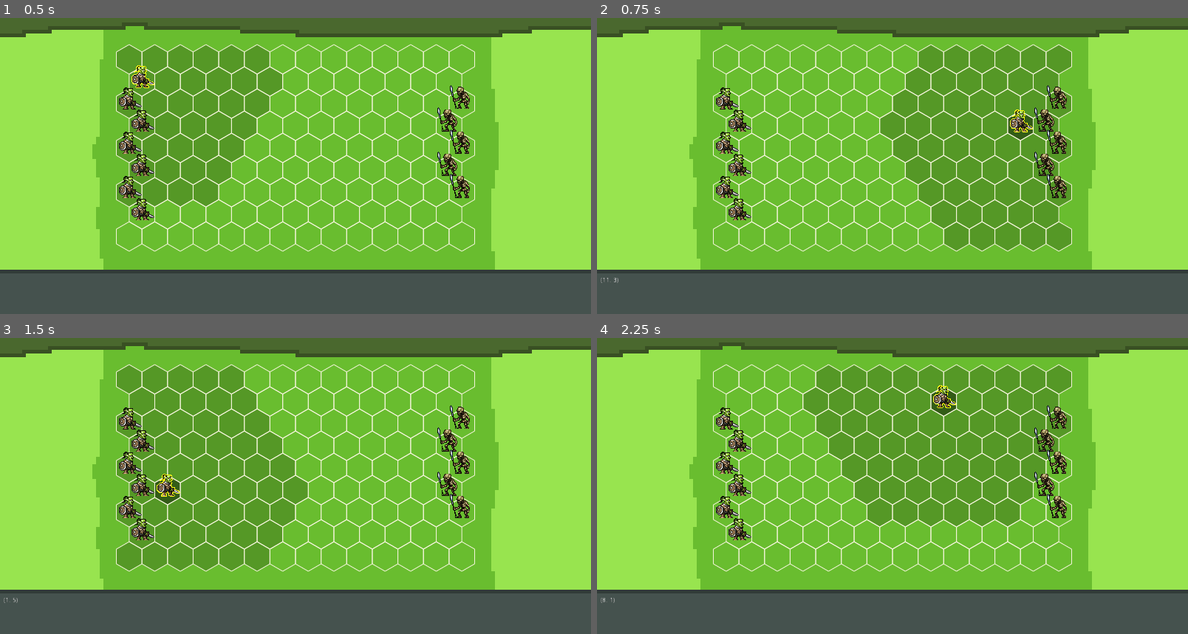
Above: before the commit, frames 1-4 (two rows, left to right).
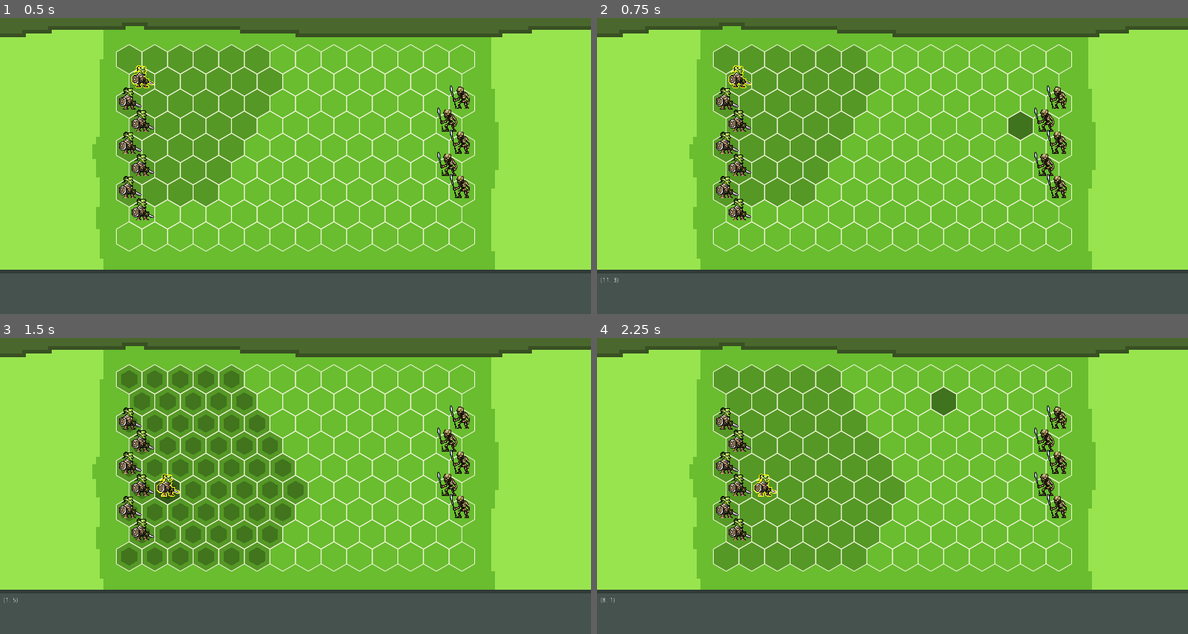
Above: after the commit, the same moments.

Repository: jerome-ceccato/HommLite
Game: Godot game, scene res://combat/CombatScene.tscn
Same seed, same stepped clock (60 frames per second), same inputs: the game is played once before the commit and once after it.
Inputs (mouse positions are in pixels of both pictures, inside the frame that each line leads up to):
- Up to frame 1 (0.5 s): no input
- Up to frame 2 (0.75 s): tap Enter at 0.5 s; move the mouse to (1022, 130) at 0.52 s; click (1022, 130) at 0.67 s
- Up to frame 3 (1.5 s): tap Space at 1.25 s; move the mouse to (177, 486) at 1.27 s; click (177, 486) at 1.42 s
- Up to frame 4 (2.25 s): tap Enter at 2 s; move the mouse to (951, 394) at 2.02 s; click (951, 394) at 2.17 s

Frame 1 is identical in both runs. In frame 2, 25% of the frame differs, in the area x 19-81%, y 9-79%; in frame 3, 6.3%; in frame 4, 26%.

Commit message:
refactor and reachability

Diff:
--- a/hommlite/combat/CombatScene.gd
+++ b/hommlite/combat/CombatScene.gd
@@ -4,8 +4,8 @@
 onready var battle_queue := $BattleQueue
 onready var ui := $UI
 
-var left_army: Army
-var right_army: Army
+var left_army: ArmyData
+var right_army: ArmyData
 
 func _ready():
 	var gob_sprite = load("res://assets/combat/gob.png")
@@ -20,8 +20,8 @@
 
 	battle_queue.run()
 
-func _create_army(unit: Unit, n_units: int) -> Army:
+func _create_army(unit: UnitData, n_units: int) -> ArmyData:
 	var array = []
 	for i in n_units:
-		array.append(UnitStack.new(unit, 1))
-	return Army.new(array)
+		array.append(StackData.new(unit, 1))
+	return ArmyData.new(array)
--- a/hommlite/combat/CombatScene.tscn
+++ b/hommlite/combat/CombatScene.tscn
@@ -1,23 +1,28 @@
-[gd_scene load_steps=13 format=2]
+[gd_scene load_steps=15 format=2]
 
-[ext_resource path="res://combat/ui/Battlefield.gd" type="Script" id=1]
+[ext_resource path="res://combat/ui/CombatArea.gd" type="Script" id=1]
 [ext_resource path="res://assets/combat/bg.png" type="Texture" id=2]
 [ext_resource path="res://combat/ui/grid/GridBackground.gd" type="Script" id=3]
-[ext_resource path="res://combat/ui/units/BattleUnits.gd" type="Script" id=4]
+[ext_resource path="res://combat/ui/units/VisibleUnits.gd" type="Script" id=4]
 [ext_resource path="res://combat/ui/UI.gd" type="Script" id=5]
 [ext_resource path="res://combat/CombatScene.gd" type="Script" id=6]
-[ext_resource path="res://combat/battle/Battle.gd" type="Script" id=7]
+[ext_resource path="res://combat/logic/Battle.gd" type="Script" id=7]
 [ext_resource path="res://combat/ui/grid/GridHover.gd" type="Script" id=8]
 [ext_resource path="res://combat/ui/grid/GridMovementOverlay.gd" type="Script" id=9]
 [ext_resource path="res://combat/ui/grid/Grid.gd" type="Script" id=10]
-[ext_resource path="res://combat/battle/BattleQueue.gd" type="Script" id=11]
+[ext_resource path="res://combat/logic/BattleQueue.gd" type="Script" id=11]
 [ext_resource path="res://combat/ui/grid/GridActiveStackOverlay.gd" type="Script" id=12]
+[ext_resource path="res://combat/logic/BattleGrid.gd" type="Script" id=13]
+[ext_resource path="res://combat/ui/grid/HexGrid.gd" type="Script" id=14]
 
 [node name="CombatScene" type="Node2D"]
 script = ExtResource( 6 )
 
 [node name="Battle" type="Node" parent="."]
 script = ExtResource( 7 )
+
+[node name="BattleGrid" type="Node" parent="Battle"]
+script = ExtResource( 13 )
 
 [node name="BattleQueue" type="Node" parent="."]
 script = ExtResource( 11 )
@@ -34,32 +39,35 @@
 "_edit_lock_": true
 }
 
-[node name="Battlefield" type="Node2D" parent="UI"]
+[node name="CombatArea" type="Node2D" parent="UI"]
 z_index = 1
 script = ExtResource( 1 )
 
-[node name="Grid" type="Node2D" parent="UI/Battlefield"]
+[node name="HexGrid" type="Node" parent="UI/CombatArea"]
+script = ExtResource( 14 )
+
+[node name="Grid" type="Node2D" parent="UI/CombatArea"]
 script = ExtResource( 10 )
 
-[node name="GridActiveStackOverlay" type="Node2D" parent="UI/Battlefield/Grid"]
+[node name="GridActiveStackOverlay" type="Node2D" parent="UI/CombatArea/Grid"]
 z_index = 1
 script = ExtResource( 12 )
 overlayed_color = Color( 0, 0, 0, 0.196078 )
 
-[node name="GridMovementOverlay" type="Node2D" parent="UI/Battlefield/Grid"]
+[node name="GridMovementOverlay" type="Node2D" parent="UI/CombatArea/Grid"]
 z_index = 2
 script = ExtResource( 9 )
 overlayed_color = Color( 0, 0, 0, 0.235294 )
 
-[node name="GridHover" type="Node2D" parent="UI/Battlefield/Grid"]
+[node name="GridHover" type="Node2D" parent="UI/CombatArea/Grid"]
 script = ExtResource( 8 )
 hover_color = Color( 0, 0, 0, 0.392157 )
 
-[node name="GridBackground" type="Node2D" parent="UI/Battlefield/Grid"]
+[node name="GridBackground" type="Node2D" parent="UI/CombatArea/Grid"]
 z_index = 5
 script = ExtResource( 3 )
 
-[node name="BattleUnits" type="Node2D" parent="UI/Battlefield"]
+[node name="VisibleUnits" type="Node2D" parent="UI/CombatArea"]
 z_index = 50
 script = ExtResource( 4 )
 
--- a/hommlite/combat/battle/BattleQueue.gd
+++ /dev/null
@@ -1,22 +0,0 @@
-extends Node
-
-signal active_stack_changed(stack) # BattleStack
-signal stack_moved(stack)
-
-# Represents the turn order during the battle
-class_name BattleQueue
-
-var battle: Battle
-
-func setup(battle: Battle):
-	self.battle = battle
-
-func run():
-	emit_signal("active_stack_changed", battle.all_stacks()[0])
-
-func _on_Grid_hex_cell_clicked(coords: BattleCoords):
-	var stack = battle.get_stack_at(coords)
-	if stack == null:
-		var active_stack = battle.all_stacks()[0]
-		active_stack.coordinates = coords
-		emit_signal("stack_moved", active_stack)
--- a/hommlite/combat/data/Army.gd
+++ b/hommlite/combat/data/ArmyData.gd
@@ -1,9 +1,9 @@
 extends Reference
 
 # Represents one of the two armies in a fight
-class_name Army
+class_name ArmyData
 
-var stacks: Array # [UnitStack]
+var stacks: Array # [StackData]
 
 func _init(s: Array):
 	stacks = s
--- a/hommlite/combat/data/UnitStack.gd
+++ b/hommlite/combat/data/StackData.gd
@@ -1,11 +1,11 @@
 extends Reference
 
 # Represents a stack of multiple units of a single type
-class_name UnitStack
+class_name StackData
 
-var unit: Unit
+var unit: UnitData
 var amount: int
 
-func _init(u: Unit, n: int):
+func _init(u: UnitData, n: int):
 	unit = u
 	amount = n
--- a/hommlite/combat/data/Unit.gd
+++ b/hommlite/combat/data/UnitData.gd
@@ -1,7 +1,7 @@
 extends Reference
 
 # Represents a unit type
-class_name Unit
+class_name UnitData
 
 var id: String
 var speed: int
--- a/hommlite/combat/data/UnitFactory.gd
+++ b/hommlite/combat/data/UnitFactory.gd
@@ -1,7 +1,7 @@
 class_name UnitFactory
 
-static func goblin() -> Unit:
-	return Unit.new("gob", 5)
+static func goblin() -> UnitData:
+	return UnitData.new("gob", 5)
 
-static func skeleton() -> Unit:
-	return Unit.new("skeleton", 4)
+static func skeleton() -> UnitData:
+	return UnitData.new("skeleton", 4)
--- a/hommlite/combat/battle/Battle.gd
+++ b/hommlite/combat/logic/Battle.gd
@@ -8,14 +8,17 @@
 export(int) var rows := 9
 export(int) var cols := 13
 
+# grid
+onready var battle_grid := $BattleGrid
+
 # original army (data)
-var _left_army: Army
-var _right_army: Army
+var _left_army: ArmyData
+var _right_army: ArmyData
 
 # current battle field stacks
 var _stacks: Dictionary # [BattleCoords.index: BattleStack]
 
-func setup_battle(left: Army, right: Army):
+func setup_battle(left: ArmyData, right: ArmyData):
 	_left_army = left
 	_right_army = right
 
@@ -23,7 +26,7 @@
 	stack_id = _setup_stacks(left, false, stack_id)
 	stack_id = _setup_stacks(right, true, stack_id)
 
-func _setup_stacks(army: Army, right: bool, stack_id: int) -> int:
+func _setup_stacks(army: ArmyData, right: bool, stack_id: int) -> int:
 	var army_size = army.stacks.size()
 	for i in range(army_size):
 		var stack = army.stacks[i]
@@ -46,3 +49,9 @@
 
 func get_stack_at(coords: BattleCoords) -> BattleStack:
 	return _stacks.get(coords.index)
+
+func move_stack(stack: BattleStack, new_coords: BattleCoords):
+	var previous_coords = stack.coordinates
+	stack.coordinates = new_coords
+	print(_stacks.erase(previous_coords.index))
+	_stacks[new_coords.index] = stack
--- a/hommlite/combat/battle/BattleCoords.gd
+++ b/hommlite/combat/logic/BattleCoords.gd
@@ -13,4 +13,4 @@
 	x = x1
 	y = y1
 
-	index = y * 100 + x
+	index = (y * 100) + x
--- /dev/null
+++ b/hommlite/combat/logic/BattleGrid.gd
@@ -0,0 +1,39 @@
+extends Node
+
+# Represents the hex battle grid and its coordinates
+class_name BattleGrid
+
+# editable
+export(int) var rows := 9
+export(int) var cols := 13
+
+# All the hex valid coords
+var _valid_coords: Dictionary # [BattleCoords.index: BattleCoords]
+
+func _ready():
+	_build_map()
+
+func get_cell_at_coords(pos: BattleCoords) -> HexCell:
+	return _valid_coords.get(pos.index)
+
+func get_cell_xy(x: int, y: int) -> HexCell:
+	return get_cell_at_coords(BattleCoords.new(x, y))
+
+func all_valid_coords() -> Array:
+	return _valid_coords.values()
+
+func _build_map():
+	_valid_coords = {}
+	for y in range(rows):
+		var x_range = cols if y % 2 == 1 else cols + 1
+		for x in range(x_range):
+			var pos = BattleCoords.new(x, y)
+			_valid_coords[pos.index] = pos
+
+func nearby_valid_coords(origin: BattleCoords, distance: int) -> Array:
+	var all_coords = HexUtils.nearby_coords(origin, distance)
+	var valid_coords = []
+	for coord in all_coords:
+		if _valid_coords.has(coord.index):
+			valid_coords.append(coord)
+	return valid_coords
--- /dev/null
+++ b/hommlite/combat/logic/BattleQueue.gd
@@ -0,0 +1,32 @@
+extends Node
+
+signal active_stack_changed(stack) # BattleStack
+signal stack_moved(stack)
+
+# Represents the turn order during the battle
+class_name BattleQueue
+
+var battle: Battle
+var queue: Array
+
+func setup(_battle: Battle):
+	battle = _battle
+	queue = battle.all_stacks()
+
+func run():
+	emit_signal("active_stack_changed", queue[0])
+
+func _on_Grid_hex_cell_clicked(coords: BattleCoords):
+	var stack = battle.get_stack_at(coords)
+	if stack == null:
+		var active_stack = queue[0]
+		if _can_reach(active_stack, coords):
+			battle.move_stack(active_stack, coords)
+			emit_signal("stack_moved", active_stack)
+
+func _can_reach(stack: BattleStack, target: BattleCoords) -> bool:
+	var stack_movement_coords = battle.battle_grid.nearby_valid_coords(stack.coordinates, stack.stack.unit.speed)
+	for coord in stack_movement_coords:
+		if coord.index == target.index:
+			return true
+	return false
--- a/hommlite/combat/battle/BattleStack.gd
+++ b/hommlite/combat/logic/BattleStack.gd
@@ -4,13 +4,13 @@
 class_name BattleStack
 
 var id: int # unique id to track the stack throughout the battle
-var stack: UnitStack
+var stack: StackData
 var coordinates: BattleCoords
 var side: bool
 
 const Side = {LEFT = false, RIGHT = true}
 
-func _init(_id: int, s: UnitStack, c: BattleCoords, si: bool):
+func _init(_id: int, s: StackData, c: BattleCoords, si: bool):
 	id = _id
 	stack = s
 	coordinates = c
--- /dev/null
+++ b/hommlite/combat/logic/HexUtils.gd
@@ -0,0 +1,45 @@
+class_name HexUtils
+
+# Hex operations
+# Adapted from https://www.redblobgames.com/grids/hexagons
+
+static func nearby_coords(origin: BattleCoords, distance: int) -> Array:
+	var center = oddr_to_cube(origin)
+	var results = []
+	for x in range(-distance, distance + 1):
+		for y in range(max(-distance, -x - distance), min(distance, -x + distance) + 1):
+			var z = -x - y
+			var cube = center + Vector3(x, y, z)
+			results.append(cube_to_oddr(cube))
+	return results
+
+static func cube_round(cube: Vector3):
+	var rx = round(cube.x)
+	var ry = round(cube.y)
+	var rz = round(cube.z)
+
+	var x_diff = abs(rx - cube.x)
+	var y_diff = abs(ry - cube.y)
+	var z_diff = abs(rz - cube.z)
+
+	if x_diff > y_diff and x_diff > z_diff:
+		rx = -ry - rz
+	elif y_diff > z_diff:
+		ry = -rx - rz
+	else:
+		rz = -rx - ry
+
+	return Vector3(rx, ry, rz)
+
+static func cube_to_oddr(cube: Vector3):
+	var x = int(cube.x)
+	var z = int(cube.z)
+	var col = x + (z - (z & 1)) / 2
+	var row = z
+	return BattleCoords.new(col, row)
+
+static func oddr_to_cube(hex: BattleCoords):
+	var x = hex.x - (hex.y - (hex.y & 1)) / 2
+	var z = hex.y
+	var y = -x - z
+	return Vector3(x, y, z)
--- a/hommlite/combat/ui/Battlefield.gd
+++ b/hommlite/combat/ui/CombatArea.gd
@@ -1,25 +1,22 @@
 extends Node2D
 
-export(int) var hex_cell_size := 32
-
-onready var units := $BattleUnits
+onready var hexgrid := $HexGrid
+onready var units := $VisibleUnits
 onready var grid := $Grid
 
 var battle: Battle
-var hexgrid: HexGrid
 
 func setup_battle(battle: Battle):
 	self.battle = battle
-	hexgrid = HexGrid.new(hex_cell_size, battle.size())
 
-	_center_self(hexgrid)
-
+	hexgrid.setup(battle.battle_grid)
 	grid.setup(hexgrid, battle)
 	units.setup_units(battle)
 
+	_center_self()
 	units.reposition(hexgrid)
 
-func _center_self(hexgrid: HexGrid):
+func _center_self():
 	var win_w = ProjectSettings.get_setting("display/window/size/width")
 	var win_h = ProjectSettings.get_setting("display/window/size/height")
 	var grid_size = hexgrid.get_grid_size()
--- a/hommlite/combat/ui/UI.gd
+++ b/hommlite/combat/ui/UI.gd
@@ -1,10 +1,10 @@
 extends Node
 
-onready var battlefield := $Battlefield
+onready var combat_area := $CombatArea
 onready var cell_label := $CellLabel
-onready var grid := $Battlefield/Grid
-onready var battle_units := $Battlefield/BattleUnits
-onready var active_stack_overlay := $Battlefield/Grid/GridActiveStackOverlay
+onready var grid := $CombatArea/Grid
+onready var battle_units := $CombatArea/VisibleUnits
+onready var active_stack_overlay := $CombatArea/Grid/GridActiveStackOverlay
 
 var battle: Battle
 var queue: BattleQueue
@@ -13,14 +13,14 @@
 	battle = _battle
 	queue = _queue
 
-	battlefield.setup_battle(battle)
+	combat_area.setup_battle(battle)
 	_setup_bindings()
 
 func _setup_bindings():
 	grid.connect("hex_grid_hovered", self, "_on_Grid_hex_grid_hovered")
 	queue.connect("active_stack_changed", active_stack_overlay, "_on_BattleQueue_active_stack_changed")
 	queue.connect("active_stack_changed", battle_units, "_on_BattleQueue_active_stack_changed")
-	queue.connect("stack_moved", battlefield, "_on_BattleQueue_stack_moved")
+	queue.connect("stack_moved", combat_area, "_on_BattleQueue_stack_moved")
 	queue.connect("stack_moved", active_stack_overlay, "_on_BattleQueue_stack_moved")
 	grid.connect("hex_cell_clicked", queue, "_on_Grid_hex_cell_clicked")
 
--- a/hommlite/combat/ui/grid/GridBackground.gd
+++ b/hommlite/combat/ui/grid/GridBackground.gd
@@ -6,5 +6,5 @@
 	self.hexgrid = hexgrid
 
 func _draw():
-	for cell in hexgrid.cells.values():
+	for cell in hexgrid.all_cells():
 		draw_polyline(cell.points, Color.beige, 1, true)
--- a/hommlite/combat/ui/grid/GridOverlayBase.gd
+++ b/hommlite/combat/ui/grid/GridOverlayBase.gd
@@ -24,7 +24,7 @@
 
 func _cells_for_stack(stack: BattleStack) -> Array:
 	if stack != null:
-		var nearby_coords = hexgrid.nearby_cells(stack.coordinates, stack.stack.unit.speed)
+		var nearby_coords = battle.battle_grid.nearby_valid_coords(stack.coordinates, stack.stack.unit.speed)
 		var nearby_cells = []
 		for coord in nearby_coords:
 			var maybe_cell = hexgrid.get_cell_at_coords(coord)
--- /dev/null
+++ b/hommlite/combat/ui/grid/HexGrid.gd
@@ -0,0 +1,65 @@
+extends Node
+
+# Represents the hex battle grid and its coordinates
+class_name HexGrid
+
+export(int) var cell_size := 32
+
+var battle_grid: BattleGrid
+
+# all the cells
+var _cells: Dictionary # [BattleCoords.index: HexCell]
+
+# private internal
+var _cell_width: float
+var _cell_height: float
+var _cell_h_offset: float
+var _cell_v_offset: float
+var _grid_w: float
+var _grid_h: float
+
+func setup(_battle_grid: BattleGrid):
+	battle_grid = _battle_grid
+
+	_cell_width = cell_size * sqrt(3)
+	_cell_height = cell_size * 2
+	_cell_h_offset = _cell_width
+	_cell_v_offset = _cell_height * 0.75
+
+	_grid_w = _cell_h_offset * (battle_grid.cols + 1)
+	_grid_h = _cell_v_offset * battle_grid.rows + (_cell_height / 4)
+
+	_build_map()
+
+func get_cell_at_coords(pos: BattleCoords) -> HexCell:
+	return _cells.get(pos.index)
+
+func get_cell_xy(x: int, y: int) -> HexCell:
+	return get_cell_at_coords(BattleCoords.new(x, y))
+
+func get_grid_size() -> Vector2:
+	return Vector2(_grid_w, _grid_h)
+
+func get_cell_coords_at_point(point: Vector2) -> BattleCoords:
+	var coords = _hex_find(point)
+	return coords if _cells.has(coords.index) else null
+
+func all_cells() -> Array:
+	return _cells.values()
+
+func _build_map():
+	_cells = {}
+	var effectivecell_size = Vector2(_cell_width, _cell_height)
+	for coord in battle_grid.all_valid_coords():
+		var base_x_offset = _cell_width if coord.y % 2 == 1 else _cell_width / 2
+		var y_offset = _cell_height / 2 + (coord.y * _cell_v_offset)
+		var x_offset = base_x_offset + (coord.x * _cell_h_offset)
+		var cell = HexCell.new(coord, effectivecell_size, Vector2(x_offset, y_offset))
+		_cells[coord.index] = cell
+
+func _hex_find(point: Vector2):
+	var x = point.x - _cell_width / 2
+	var y = point.y - _cell_height / 2
+	var q = (x * sqrt(3) / 3 - y / 3) / cell_size
+	var r = (y * 2 / 3) / cell_size
+	return HexUtils.cube_to_oddr(HexUtils.cube_round(Vector3(q, -q-r, r)))
--- a/hommlite/combat/ui/hexgrid/HexGrid.gd
+++ /dev/null
@@ -1,117 +0,0 @@
-extends Reference
-
-# Represents the hex battle grid and its coordinates
-class_name HexGrid
-
-# all the cells
-var cells: Dictionary # [BattleCoords.index: HexCell]
-
-# private internal
-var cell_size: int
-var cells_row_count: int
-var cells_col_count: int
-
-var cell_width: float
-var cell_height: float
-var cell_h_offset: float
-var cell_v_offset: float
-var grid_w: float
-var grid_h: float
-
-func _init(cell_size: int, battlefield_size: BattleCoords):
-	self.cell_size = cell_size
-	cells_col_count = battlefield_size.x
-	cells_row_count = battlefield_size.y
-
-	cell_width = cell_size * sqrt(3)
-	cell_height = cell_size * 2
-	cell_h_offset = cell_width
-	cell_v_offset = cell_height * 0.75
-
-	grid_w = cell_h_offset * (cells_col_count + 1)
-	grid_h = cell_v_offset * cells_row_count + (cell_height / 4)
-
-	_build_map()
-
-func get_cell_at_coords(pos: BattleCoords) -> HexCell:
-	var index = pos.index
-	return cells[index] if cells.has(index) else null
-
-func get_cell_xy(x: int, y: int) -> HexCell:
-	return get_cell_at_coords(BattleCoords.new(x, y))
-
-func get_grid_size() -> Vector2:
-	return Vector2(grid_w, grid_h)
-
-func get_cell_coords_at_point(point: Vector2) -> BattleCoords:
-	var coords = hex_find(point)
-	return coords if cells.has(coords.index) else null
-
-func get_cell_at_point(point: Vector2) -> HexCell:
-	var pos = hex_find(point)
-	return get_cell_at_coords(pos)
-
-func _build_map():
-	cells = {}
-	var cell_size = Vector2(cell_width, cell_height)
-	for y in range(cells_row_count):
-		var base_x_offset = cell_width if y % 2 == 1 else cell_width / 2
-		var y_offset = cell_height / 2 + (y * cell_v_offset)
-		var x_range = cells_col_count if y % 2 == 1 else cells_col_count + 1
-
-		for x in range(x_range):
-			var x_offset = base_x_offset + (x * cell_h_offset)
-			var pos = BattleCoords.new(x, y)
-			var cell = HexCell.new(pos, cell_size, Vector2(x_offset, y_offset))
-			cells[pos.index] = cell
-
-# Hex operations
-# Adapted from https://www.redblobgames.com/grids/hexagons
-
-func nearby_cells(origin: BattleCoords, distance: int) -> Array:
-	var center = _oddr_to_cube(origin)
-	var results = []
-	for x in range(-distance, distance + 1):
-		for y in range(max(-distance, -x - distance), min(distance, -x + distance) + 1):
-			var z = -x - y
-			var cube = center + Vector3(x, y, z)
-			results.append(_cube_to_oddr(cube))
-	return results
-
-func hex_find(point: Vector2):
-	var x = point.x - cell_width / 2
-	var y = point.y - cell_height / 2
-	var q = (x * sqrt(3) / 3 - y / 3) / cell_size
-	var r = (y * 2 / 3) / cell_size
-	return _cube_to_oddr(_cube_round(Vector3(q, -q-r, r)))
-
-func _cube_round(cube: Vector3):
-	var rx = round(cube.x)
-	var ry = round(cube.y)
-	var rz = round(cube.z)
-
-	var x_diff = abs(rx - cube.x)
-	var y_diff = abs(ry - cube.y)
-	var z_diff = abs(rz - cube.z)
-
-	if x_diff > y_diff and x_diff > z_diff:
-		rx = -ry - rz
-	elif y_diff > z_diff:
-		ry = -rx - rz
-	else:
-		rz = -rx - ry
-
-	return Vector3(rx, ry, rz)
-
-func _cube_to_oddr(cube: Vector3):
-	var x = int(cube.x)
-	var z = int(cube.z)
-	var col = x + (z - (z & 1)) / 2
-	var row = z
-	return BattleCoords.new(col, row)
-
-func _oddr_to_cube(hex: BattleCoords):
-	var x = hex.x - (hex.y - (hex.y & 1)) / 2
-	var z = hex.y
-	var y = -x - z
-	return Vector3(x, y, z)
--- a/hommlite/combat/ui/units/BattleUnits.gd
+++ b/hommlite/combat/ui/units/VisibleUnits.gd
@@ -47,7 +47,7 @@
 	add_child(vstack)
 	return vstack
 
-func _texture_for_unit(unit: Unit):
+func _texture_for_unit(unit: UnitData):
 	# TODO: Add cache
 	return load("res://assets/combat/%s.png" % unit.id)
 
--- a/hommlite/project.godot
+++ b/hommlite/project.godot
@@ -10,29 +10,34 @@
 
 _global_script_classes=[ {
 "base": "Reference",
-"class": "Army",
+"class": "ArmyData",
 "language": "GDScript",
-"path": "res://combat/data/Army.gd"
+"path": "res://combat/data/ArmyData.gd"
 }, {
 "base": "Node",
 "class": "Battle",
 "language": "GDScript",
-"path": "res://combat/battle/Battle.gd"
+"path": "res://combat/logic/Battle.gd"
 }, {
 "base": "Reference",
 "class": "BattleCoords",
 "language": "GDScript",
-"path": "res://combat/battle/BattleCoords.gd"
+"path": "res://combat/logic/BattleCoords.gd"
+}, {
+"base": "Node",
+"class": "BattleGrid",
+"language": "GDScript",
+"path": "res://combat/logic/BattleGrid.gd"
 }, {
 "base": "Node",
 "class": "BattleQueue",
 "language": "GDScript",
-"path": "res://combat/battle/BattleQueue.gd"
+"path": "res://combat/logic/BattleQueue.gd"
 }, {
 "base": "Reference",
 "class": "BattleStack",
 "language": "GDScript",
-"path": "res://combat/battle/BattleStack.gd"
+"path": "res://combat/logic/BattleStack.gd"
 }, {
 "base": "Node2D",
 "class": "GridOverlayBase",
@@ -42,27 +47,32 @@
 "base": "Reference",
 "class": "HexCell",
 "language": "GDScript",
-"path": "res://combat/ui/hexgrid/HexCell.gd"
+"path": "res://combat/ui/grid/HexCell.gd"
+}, {
+"base": "Node",
+"class": "HexGrid",
+"language": "GDScript",
+"path": "res://combat/ui/grid/HexGrid.gd"
 }, {
 "base": "Reference",
-"class": "HexGrid",
+"class": "HexUtils",
 "language": "GDScript",
-"path": "res://combat/ui/hexgrid/HexGrid.gd"
+"path": "res://combat/logic/HexUtils.gd"
 }, {
 "base": "Reference",
-"class": "Unit",
+"class": "StackData",
 "language": "GDScript",
-"path": "res://combat/data/Unit.gd"
+"path": "res://combat/data/StackData.gd"
+}, {
+"base": "Reference",
+"class": "UnitData",
+"language": "GDScript",
+"path": "res://combat/data/UnitData.gd"
 }, {
 "base": "Reference",
 "class": "UnitFactory",
 "language": "GDScript",
 "path": "res://combat/data/UnitFactory.gd"
-}, {
-"base": "Reference",
-"class": "UnitStack",
-"language": "GDScript",
-"path": "res://combat/data/UnitStack.gd"
 }, {
 "base": "Sprite",
 "class": "VisualStack",
@@ -70,17 +80,19 @@
 "path": "res://combat/ui/units/VisualStack.gd"
 } ]
 _global_script_class_icons={
-"Army": "",
+"ArmyData": "",
 "Battle": "",
 "BattleCoords": "",
+"BattleGrid": "",
 "BattleQueue": "",
 "BattleStack": "",
 "GridOverlayBase": "",
 "HexCell": "",
 "HexGrid": "",
-"Unit": "",
+"HexUtils": "",
+"StackData": "",
+"UnitData": "",
 "UnitFactory": "",
-"UnitStack": "",
 "VisualStack": ""
 }
 
Renamed: hommlite/combat/ui/hexgrid/HexCell.gd -> hommlite/combat/ui/grid/HexCell.gd
